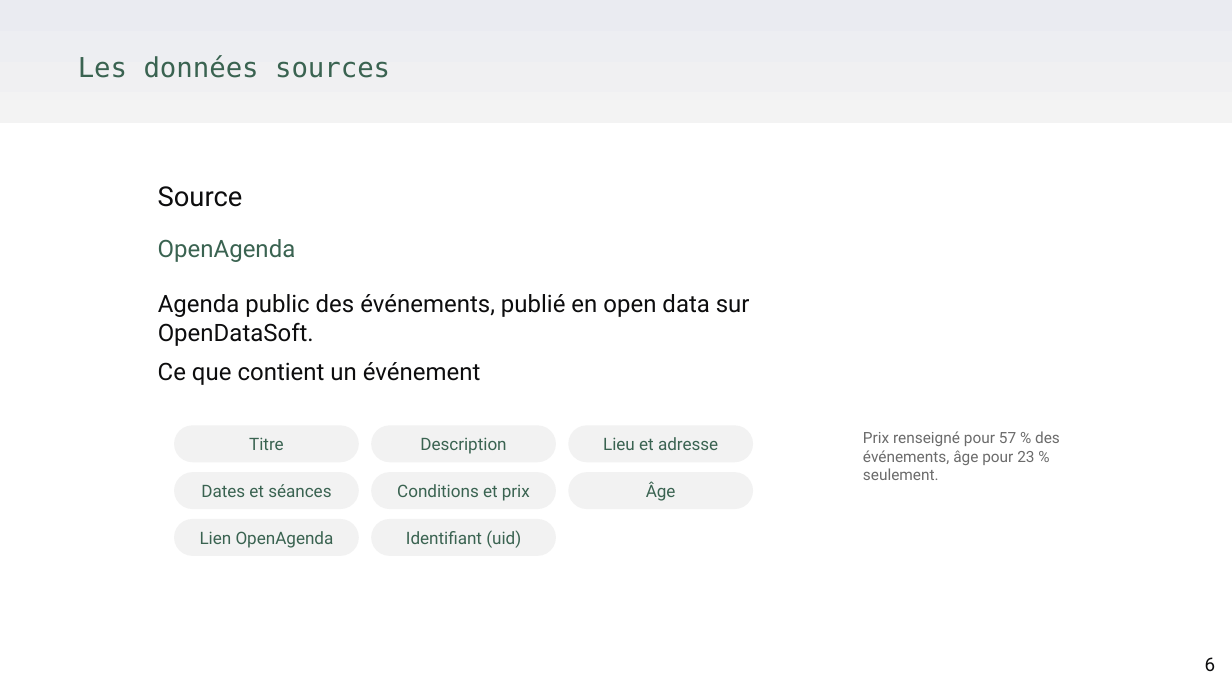
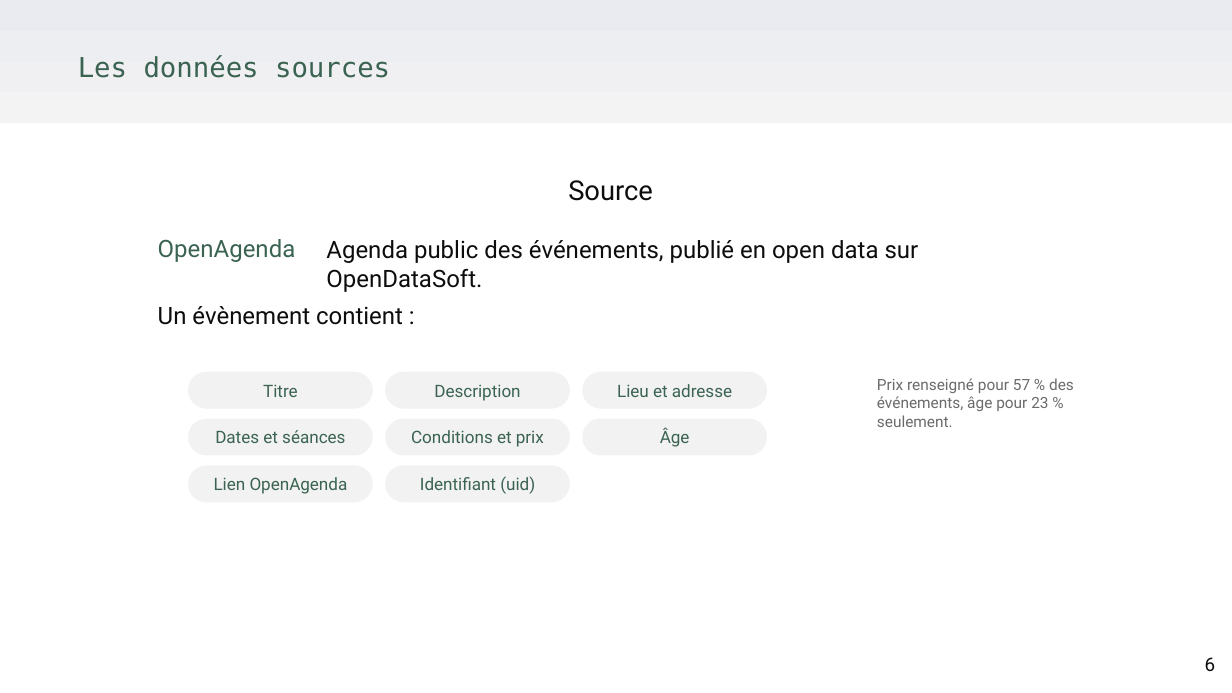
Before and after one commit to Solisdata/ocr_projet11_RAG, a slide deck: slide 6 of docs/ocr_projet11_RAG_v6.pptx. Drawn at 1232x693 pixels with LibreOffice and Linux fonts; fonts in the diff are those of the drawing. Boxes give left, top, right and bottom in pixels: in the first picture for what was removed or moved away, otherwise in the second. Text is boxed around its words. In the diff, an @@ line names an element or a change of style, - is before the commit and + after.

```diff
--- a/docs/ocr_projet11_RAG_v6.pptx
+++ b/docs/ocr_projet11_RAG_v6.pptx
@@ text "Source" moved from (x1=158, y1=186, x2=243, y2=207) to (x1=568, y1=180, x2=653, y2=201) @@
@@ text "Agenda public des événements, publié ..." moved from (x1=158, y1=294, x2=750, y2=317) to (x1=326, y1=240, x2=919, y2=263) @@
@@ text at (x1=158, y1=306, x2=403, y2=325): text changed @@
-Ce que contient un événement
+Un évènement contient :
@@ 8 rounded rectangles, 1 text moved together from (x1=174, y1=425, x2=1060, y2=556) to (x1=188, y1=372, x2=1074, y2=503) @@
```
Also in this commit, not shown: 7 other slides changed, 3 other files.
